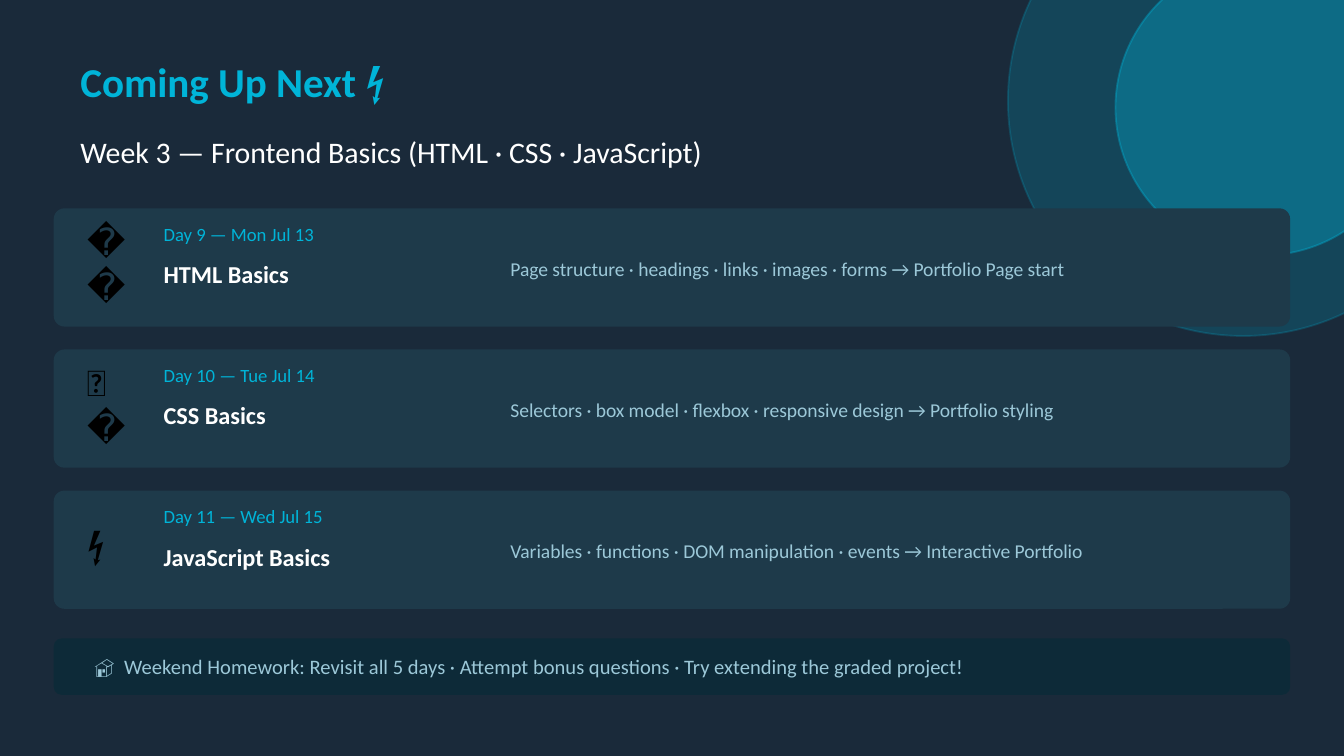
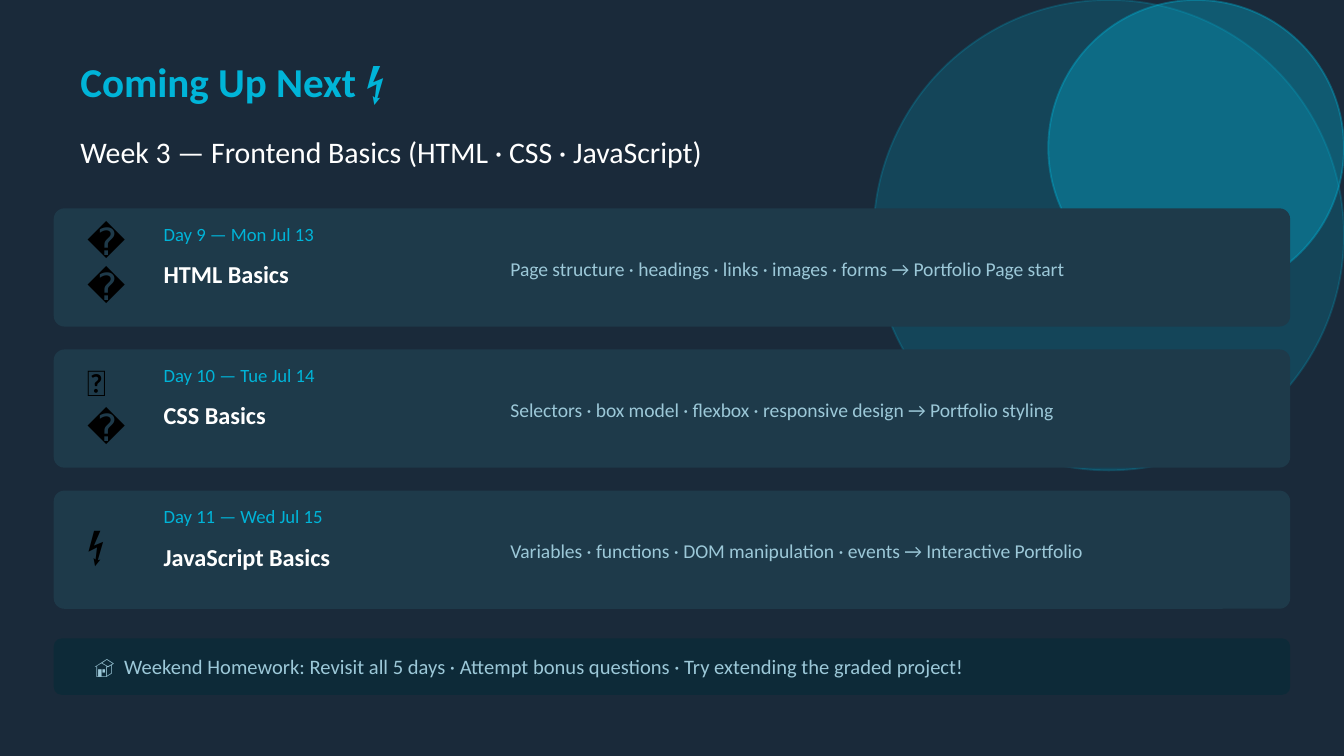
Before and after one commit to GursimranjeetSingh/2b-Academy, a slide deck: slide 80 of Presentations/Week2_Python_Bootcamp.pptx (slide 27 before the commit). Drawn at 1344x756 pixels with LibreOffice and Linux fonts; fonts in the diff are those of the drawing. Boxes give left, top, right and bottom in pixels: in the first picture for what was removed or moved away, otherwise in the second. Text is boxed around its words. In the diff, an @@ line names an element or a change of style, - is before the commit and + after.

```diff
--- a/Presentations/Week2_Python_Bootcamp.pptx
+++ b/Presentations/Week2_Python_Bootcamp.pptx
@@ ellipse: place and size @@
-ellipse at <box>1008,0,1344,336</box>
+ellipse at <box>874,0,1344,470</box>
@@ ellipse: place and size @@
-ellipse at <box>1116,0,1344,255</box>
+ellipse at <box>1048,0,1344,296</box>
```
Also in this commit, not shown: 13 other slides changed, 56 slides added, 3 slides removed, 1 other file.
